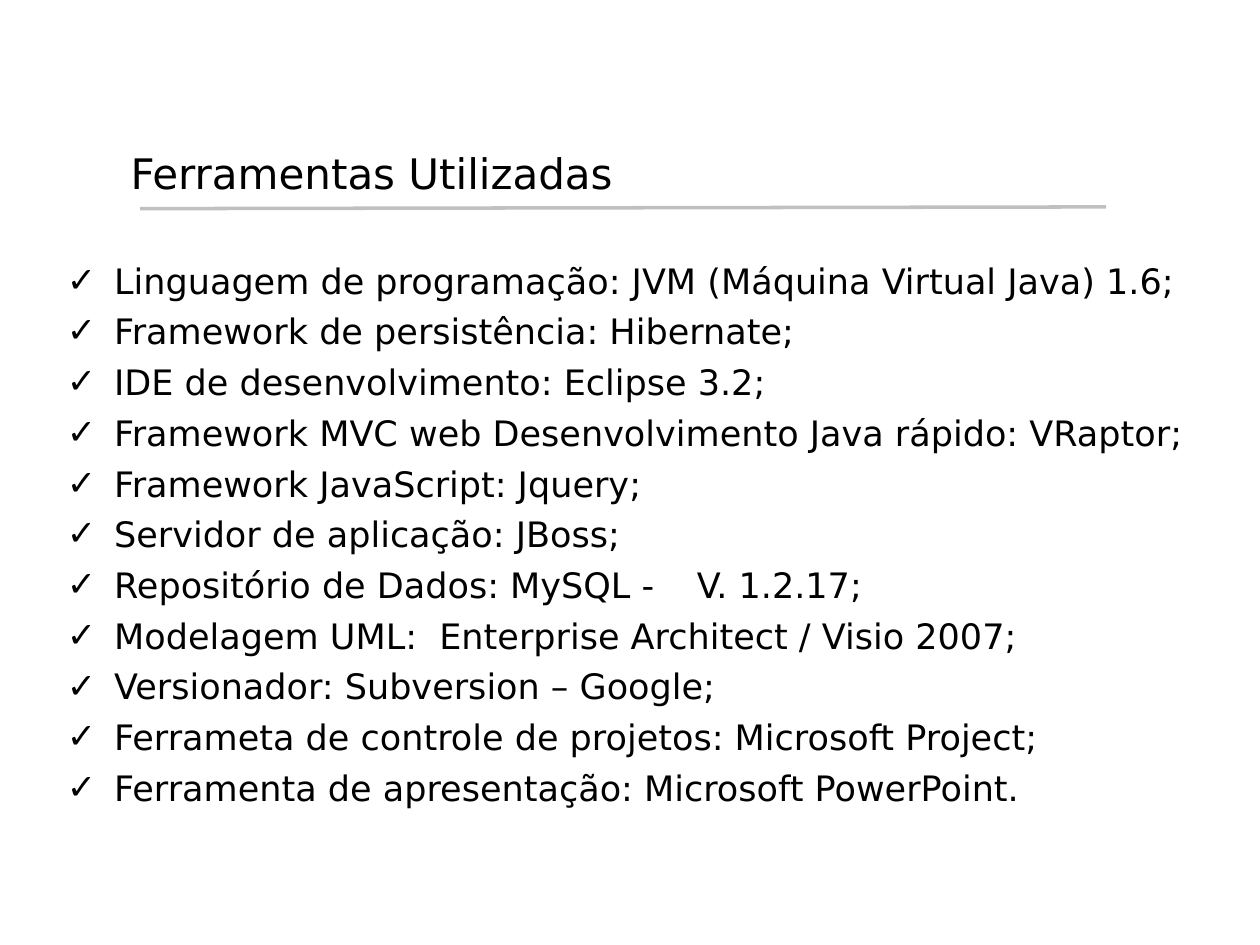
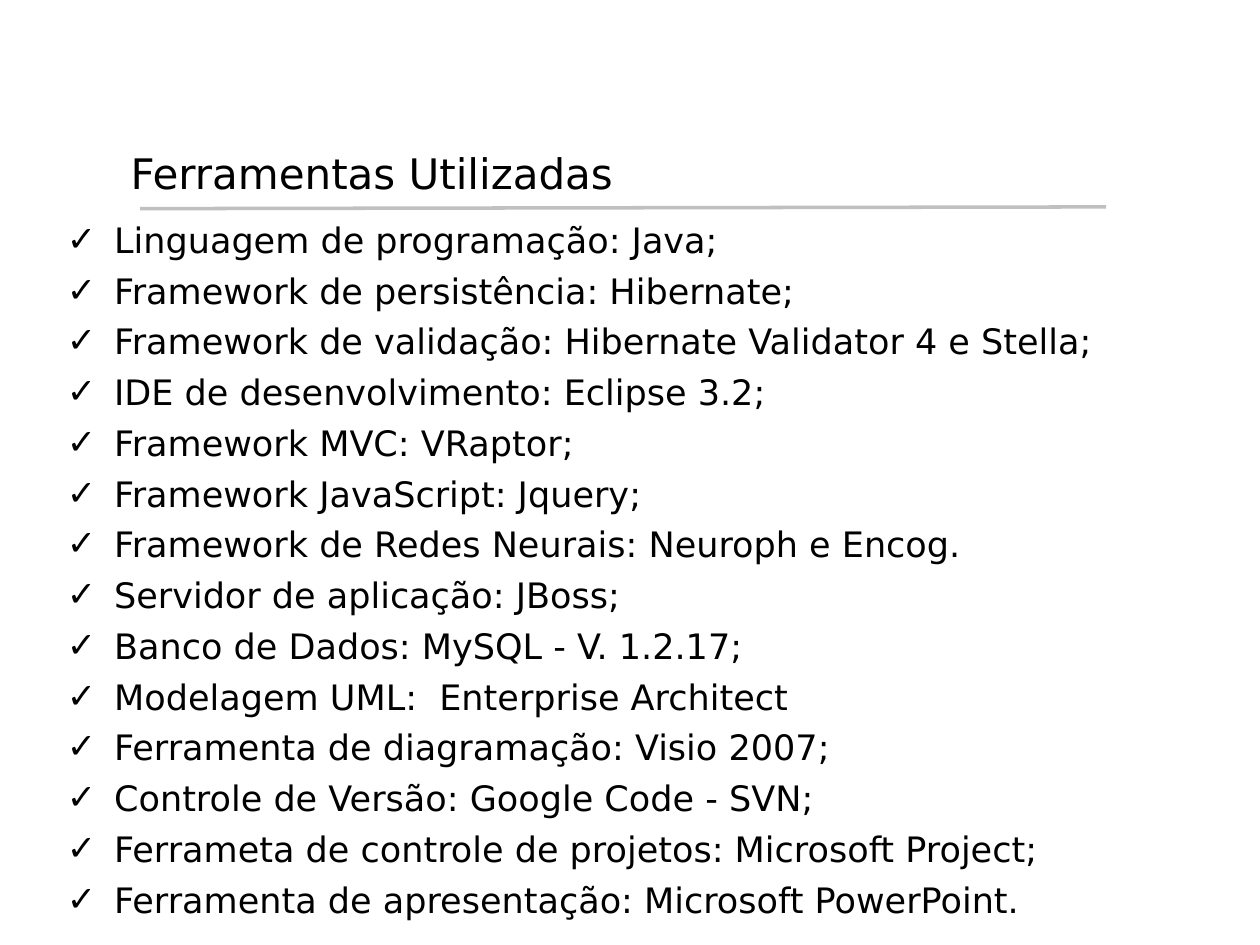
Before and after one commit to rcabral/creditanalyst, a slide deck: slide 19 of Apresentacao_Hermes/Apresentacao_Hermes.ppt (slide 20 before the commit). Drawn at 1260x945 pixels with LibreOffice and Linux fonts; fonts in the diff are those of the drawing; background and template pictures are left out. Boxes give left, top, right and bottom in pixels: in the first picture for what was removed or moved away, otherwise in the second. Text is boxed around its words. In the diff, an @@ line names an element or a change of style, - is before the commit and + after.

```diff
--- a/Apresentacao_Hermes/Apresentacao_Hermes.ppt
+++ b/Apresentacao_Hermes/Apresentacao_Hermes.ppt
@@ text "Linguagem de programação: Java;": place and size @@
-text "Linguagem de programação: Java;" at bbox=[114, 266, 1182, 809]
+text "Linguagem de programação: Java;" at bbox=[114, 225, 1091, 921]
@@ text at bbox=[114, 225, 718, 261]: text changed @@
-✓ Linguagem de programação: JVM (Máquina Virtual Java) 1.6;
+✓ Linguagem de programação: Java;
@@ text at bbox=[114, 326, 1091, 361]: paragraph added @@
+✓ Framework de validação: Hibernate Validator 4 e Stella;
@@ text at bbox=[114, 429, 574, 464]: text changed @@
-✓ Framework MVC web Desenvolvimento Java rápido: VRaptor;
+✓ Framework MVC: VRaptor;
@@ text at bbox=[114, 530, 960, 565]: paragraph added @@
+✓ Framework de Redes Neurais: Neuroph e Encog.
@@ text at bbox=[114, 632, 830, 819]: text changed @@
-✓ Repositório de Dados: MySQL - V. 1.2.17;
-✓ Modelagem UML: Enterprise Architect / Visio 2007;
-✓ Versionador: Subversion – Google;
+✓ Banco de Dados: MySQL - V. 1.2.17;
+✓ Modelagem UML: Enterprise Architect
+✓ Ferramenta de diagramação: Visio 2007;
+✓ Controle de Versão: Google Code - SVN;
```
Also in this commit, not shown: 11 other slides changed, 2 slides added, 2 slides removed.
